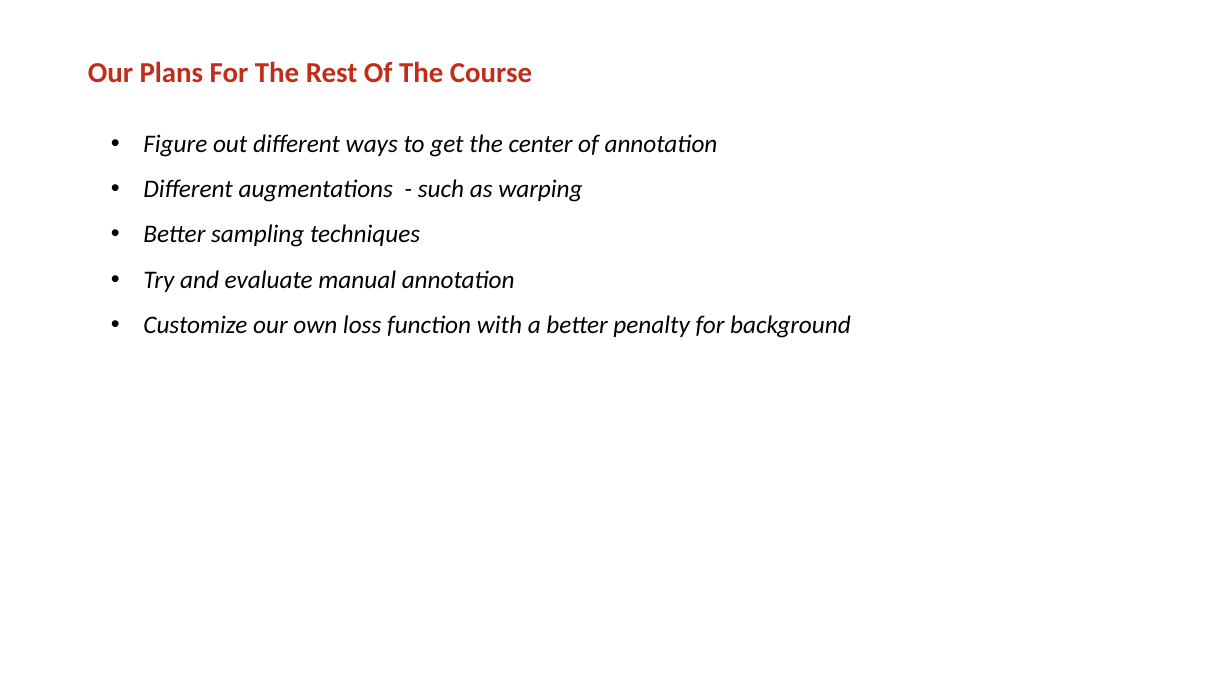
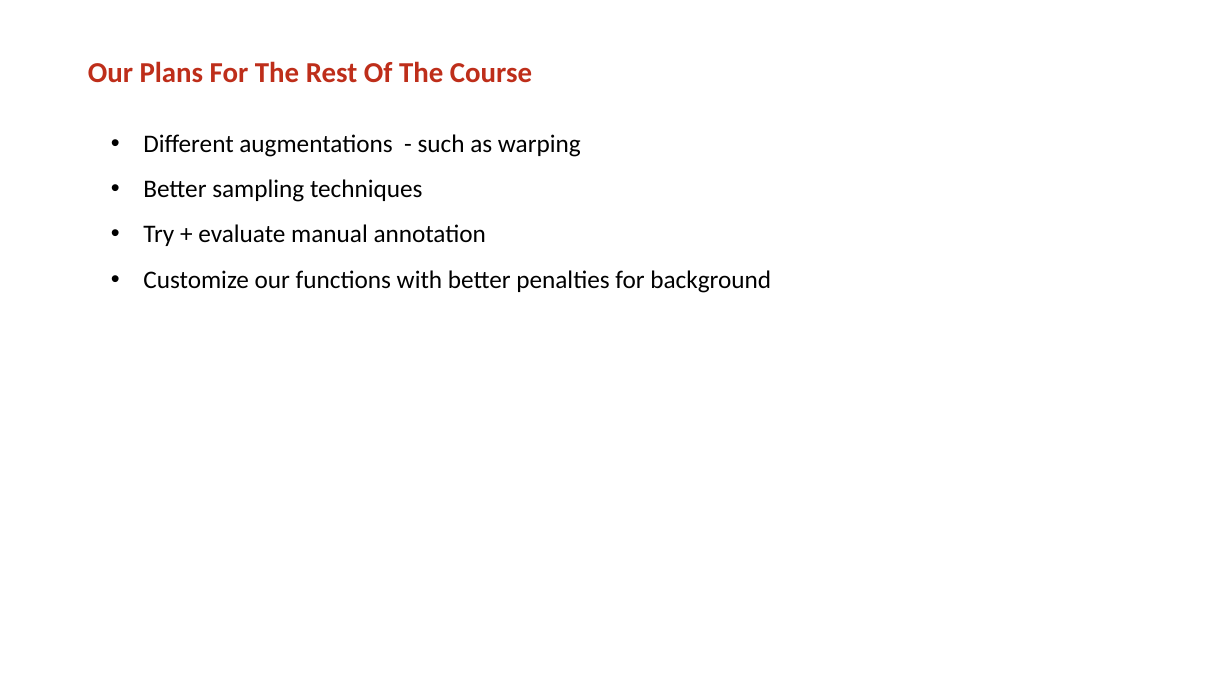
Before and after one commit to jeffluppes/ISMI2018, a slide deck: slide 12 of Project/Presentation/Mid_term_presentation.pptx. Drawn at 1232x693 pixels with LibreOffice and Linux fonts; fonts in the diff are those of the drawing; background and template pictures are left out. Boxes give left, top, right and bottom in pixels: in the first picture for what was removed or moved away, otherwise in the second. Text is boxed around its words. In the diff, an @@ line names an element or a change of style, - is before the commit and + after.

```diff
--- a/Project/Presentation/Mid_term_presentation.pptx
+++ b/Project/Presentation/Mid_term_presentation.pptx
@@ text at bbox=[143, 134, 718, 157]: paragraph removed @@
-  • Figure out different ways to get the center of annotation
@@ text at bbox=[143, 134, 581, 202]: italic off in "Different augmentations - such as warping", "Better sampling techniques" @@
@@ text at bbox=[143, 224, 771, 293]: text changed; italic off @@
-  • Try and evaluate manual annotation
-  • Customize our own loss function with a better penalty for background
+  • Try + evaluate manual annotation
+  • Customize our functions with better penalties for background
```
Also in this commit, not shown: 8 other slides changed.
